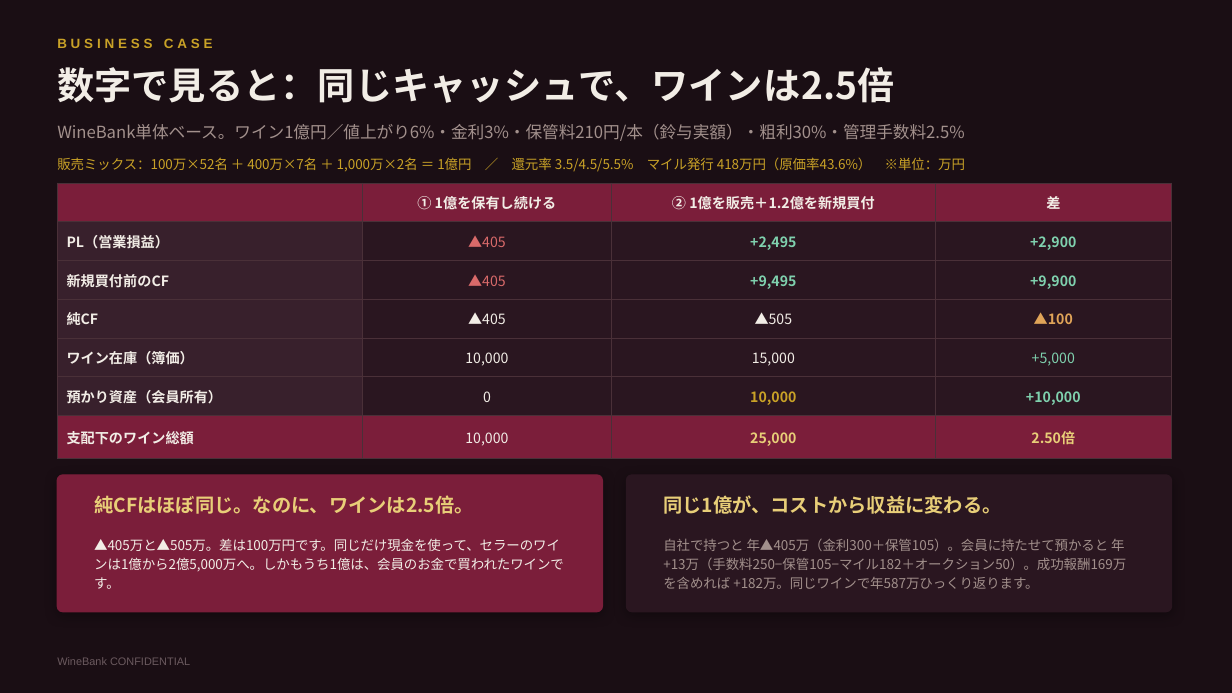
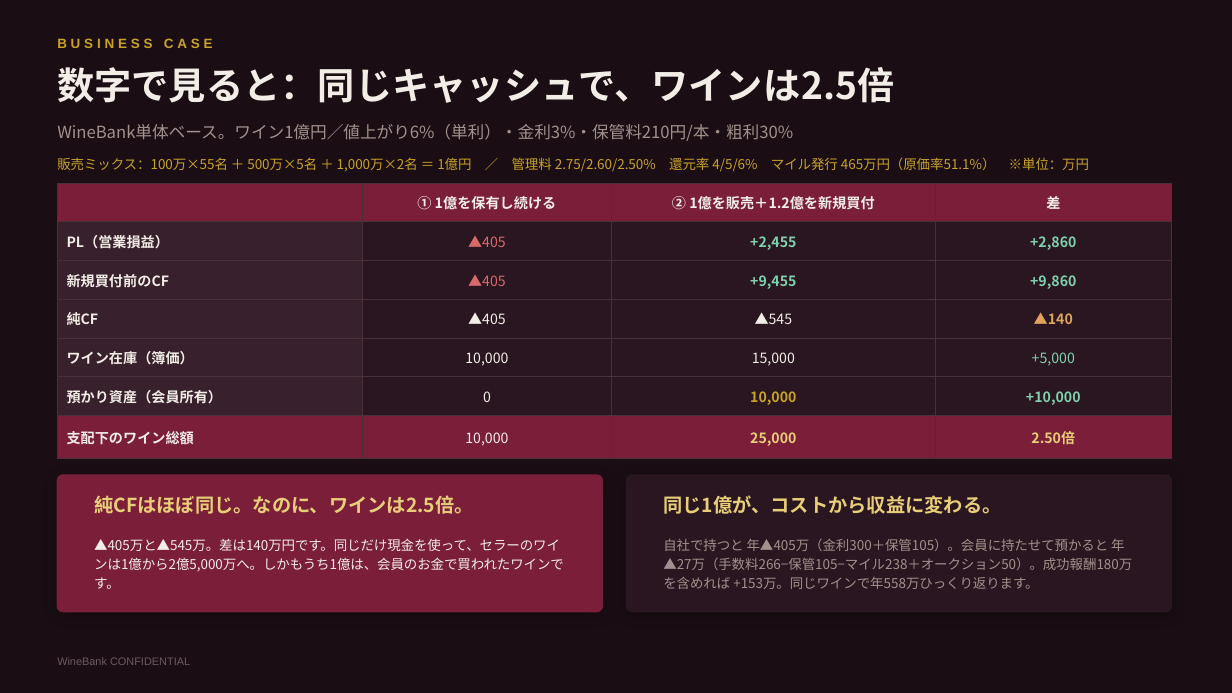
Before and after one commit to nakano-winebank/wine-auction, a slide deck: slide 4 of 提案資料/WineBank_ワインマイル経済圏構想.pptx. Drawn at 1232x693 pixels with LibreOffice and Linux fonts; fonts in the diff are those of the drawing. Boxes give left, top, right and bottom in pixels: in the first picture for what was removed or moved away, otherwise in the second. Text is boxed around its words. In the diff, an @@ line names an element or a change of style, - is before the commit and + after.

```diff
--- a/提案資料/WineBank_ワインマイル経済圏構想.pptx
+++ b/提案資料/WineBank_ワインマイル経済圏構想.pptx
@@ text at bbox=[57, 124, 793, 141]: text changed @@
-WineBank単体ベース。ワイン1億円／値上がり6%・金利3%・保管料210円/本（鈴与実額）・粗利30%・管理手数料2.5%
+WineBank単体ベース。ワイン1億円／値上がり6%（単利）・金利3%・保管料210円/本・粗利30%
@@ text at bbox=[57, 157, 1089, 172]: text changed @@
-販売ミックス：100万×52名 ＋ 400万×7名 ＋ 1,000万×2名 ＝ 1億円 ／ 還元率 3.5/4.5/5.5% マイル発行 418万円（原価率43.6%） ※単位：万円
+販売ミックス：100万×55名 ＋ 500万×5名 ＋ 1,000万×2名 ＝ 1億円 ／ 管理料 2.75/2.60/2.50% 還元率 4/5/6% マイル発行 465万円（原価率51.1%） ※単位：万円
@@ table at bbox=[57, 183, 1172, 450] @@
-row 2, column 3: +2,495
+row 2, column 3: +2,455
-row 2, column 4: +2,900
+row 2, column 4: +2,860
-row 3, column 3: +9,495
+row 3, column 3: +9,455
-row 3, column 4: +9,900
+row 3, column 4: +9,860
-row 4, column 3: ▲505
+row 4, column 3: ▲545
-row 4, column 4: ▲100
+row 4, column 4: ▲140
@@ text at bbox=[94, 538, 564, 589]: text changed @@
-▲405万と▲505万。差は100万円です。同じだけ現金を使って、セラーのワインは1億から2億5,000万へ。しかもうち1億は、会員のお金で買われたワインです。
+▲405万と▲545万。差は140万円です。同じだけ現金を使って、セラーのワインは1億から2億5,000万へ。しかもうち1億は、会員のお金で買われたワインです。
@@ text at bbox=[663, 539, 1132, 589]: text changed @@
-自社で持つと 年▲405万（金利300＋保管105）。会員に持たせて預かると 年+13万（手数料250−保管105−マイル182＋オークション50）。成功報酬169万を含めれば +182万。同じワインで年587万ひっくり返ります。
+自社で持つと 年▲405万（金利300＋保管105）。会員に持たせて預かると 年▲27万（手数料266−保管105−マイル238＋オークション50）。成功報酬180万を含めれば +153万。同じワインで年558万ひっくり返ります。
```
Also in this commit, not shown: 11 other slides changed, 5 other files.
